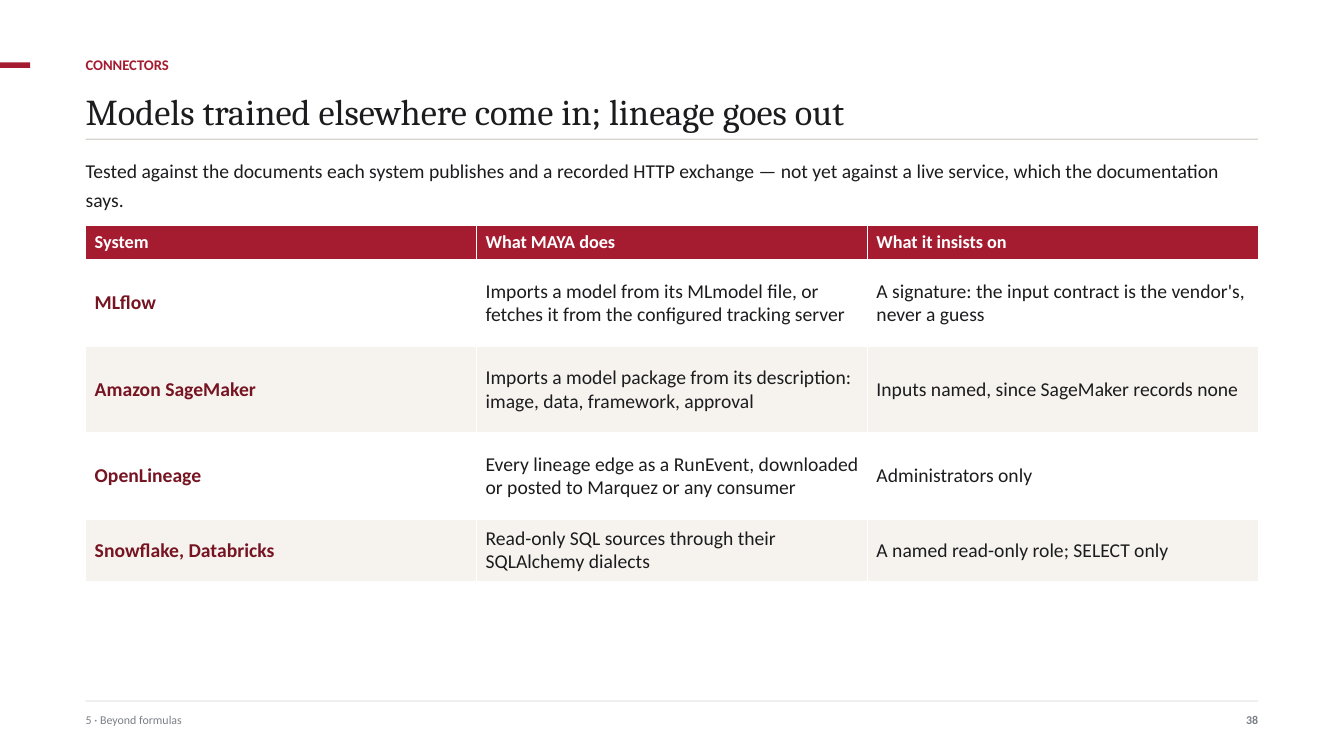
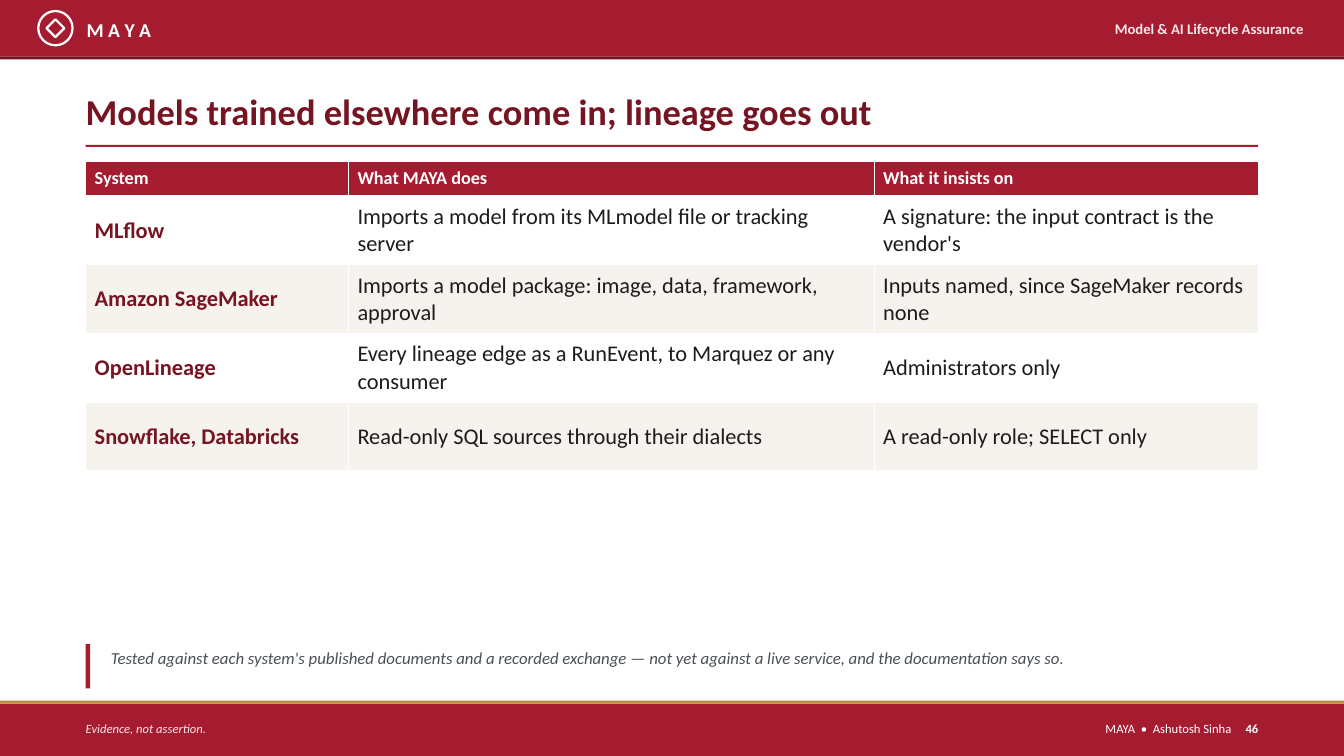
Before and after one commit to ajsinha/maya, a slide deck: slide 46 of docs/publications/MAYA-Model-Management-Formalism-and-System-Design.pptx (slide 38 before the commit). Drawn at 1344x756 pixels with LibreOffice and Linux fonts; fonts in the diff are those of the drawing. Boxes give left, top, right and bottom in pixels: in the first picture for what was removed or moved away, otherwise in the second. Text is boxed around its words. In the diff, an @@ line names an element or a change of style, - is before the commit and + after.

Commit message:
The deck retold as a briefing: TL;DR, ten principles, supervisors' words, architecture, a model's journey, then eight parts with screenshots, worked studies and a graded comparison, in MAYA's crimson; landing page numbers counted from the code

```diff
--- a/docs/publications/MAYA-Model-Management-Formalism-and-System-Design.pptx
+++ b/docs/publications/MAYA-Model-Management-Formalism-and-System-Design.pptx
@@ rectangle added at (x1=0, y1=0, x2=1344, y2=56), fill #A51C30 @@
@@ ellipse added at (x1=38, y1=11, x2=73, y2=45), outline #FFFFFF 1.6 pt @@
@@ diamond added at (x1=46, y1=19, x2=65, y2=37), outline #FFFFFF 1.6 pt @@
@@ text added at (x1=87, y1=24, x2=151, y2=37), 14 pt, text #FFFFFF, bold @@
+M A Y A
@@ text added at (x1=1115, y1=23, x2=1304, y2=37), 10.5 pt, text #F6E6E9, bold @@
+Model & AI Lifecycle Assurance
@@ rectangle added at (x1=0, y1=56, x2=1344, y2=59), fill #761422 @@
@@ rectangle removed at (x1=0, y1=63, x2=30, y2=69) @@
@@ text "Models trained elsewhere come in; ..." at (x1=86, y1=99, x2=872, y2=131): font Cambria to Calibri, text colour #1C1C1E to #761422, bold on; line spacing 1.15 to 1.1 @@
@@ text removed at (x1=86, y1=60, x2=169, y2=70) @@
-CONNECTORS
@@ rectangle moved from (x1=86, y1=139, x2=1258, y2=140) to (x1=86, y1=145, x2=1258, y2=147) @@
@@ rectangle at (x1=86, y1=145, x2=1258, y2=147): fill #D8D4CF to #A51C30 @@
@@ table at (x1=86, y1=161, x2=1258, y2=472) @@
-row 2, column 2: Imports a model from its MLmodel file, or fetches it from the configured tracking server
+row 2, column 2: Imports a model from its MLmodel file or tracking server
-row 2, column 3: A signature: the input contract is the vendor's, never a guess
+row 2, column 3: A signature: the input contract is the vendor's
-row 3, column 2: Imports a model package from its description: image, data, framework, approval
+row 3, column 2: Imports a model package: image, data, framework, approval
-row 4, column 2: Every lineage edge as a RunEvent, downloaded or posted to Marquez or any consumer
+row 4, column 2: Every lineage edge as a RunEvent, to Marquez or any consumer
-row 5, column 2: Read-only SQL sources through their SQLAlchemy dialects
+row 5, column 2: Read-only SQL sources through their dialects
-row 5, column 3: A named read-only role; SELECT only
+row 5, column 3: A read-only role; SELECT only
@@ size 14 to 16 pt in "MLflow", "Amazon SageMaker", "Inputs named, since SageMaker records none", "OpenLineage" and 2 more places @@
@@ table resized from (x1=86, y1=225, x2=1259, y2=581) to (x1=86, y1=161, x2=1258, y2=472) @@
@@ rectangle added at (x1=86, y1=644, x2=90, y2=689), fill #A51C30 @@
@@ text at (x1=111, y1=652, x2=1063, y2=667): text changed; size 14 to 12 pt; text colour #1C1C1E to #4A4F57; italic on @@
-Tested against the documents each system publishes and a recorded HTTP exchange — not yet against a live service, which the documentation says.
+Tested against each system's published documents and a recorded exchange — not yet against a live service, and the documentation says so.
@@ rectangle resized from (x1=86, y1=701, x2=1258, y2=702) to (x1=0, y1=701, x2=1344, y2=704) @@
@@ rectangle at (x1=0, y1=701, x2=1344, y2=704): fill #D8D4CF to #B88B3D @@
@@ rectangle added at (x1=0, y1=704, x2=1344, y2=756), fill #A51C30 @@
@@ text removed at (x1=86, y1=716, x2=182, y2=726) @@
-5 · Beyond formulas
@@ text removed at (x1=1246, y1=716, x2=1258, y2=724) @@
-38
@@ text added at (x1=86, y1=724, x2=206, y2=734), 9 pt, text #F6E6E9, italic @@
+Evidence, not assertion.
@@ text added at (x1=1105, y1=724, x2=1259, y2=733), 9 pt, text #FFFFFF @@
+MAYA • Ashutosh Sinha 46
```
Also in this commit, not shown: 30 other slides changed, 38 slides added, 41 slides removed, 19 other files.
